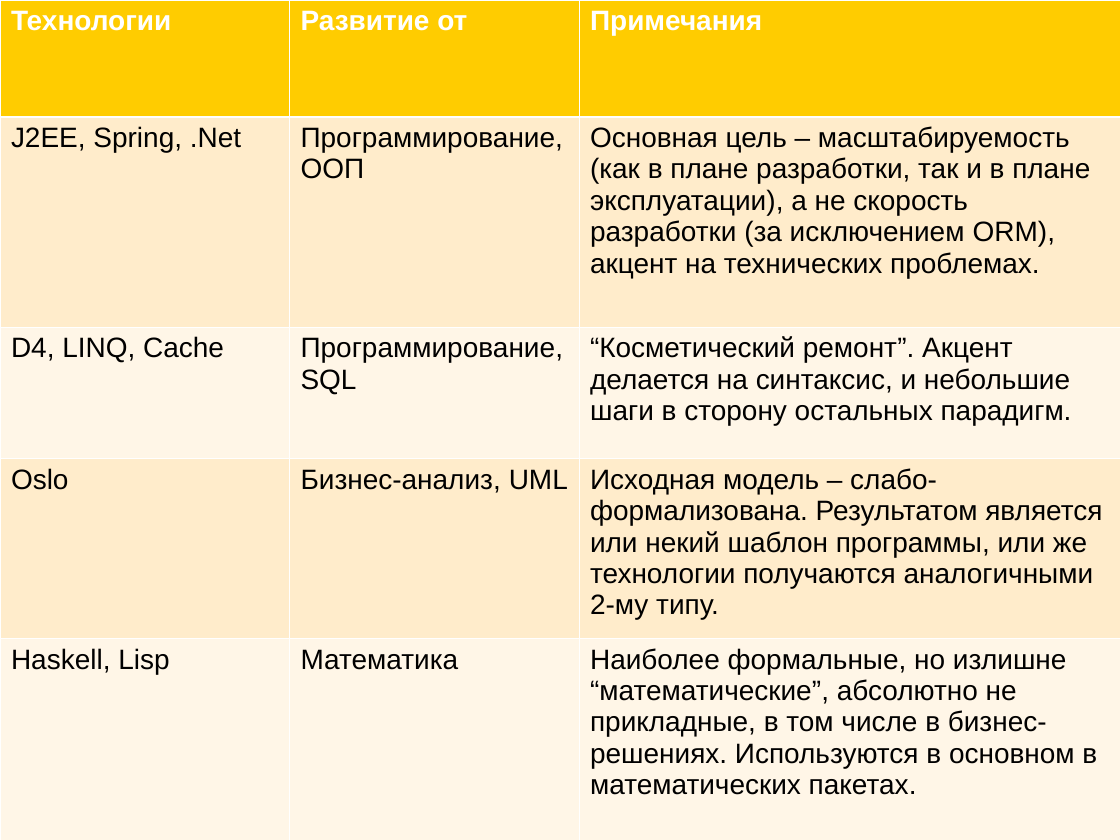
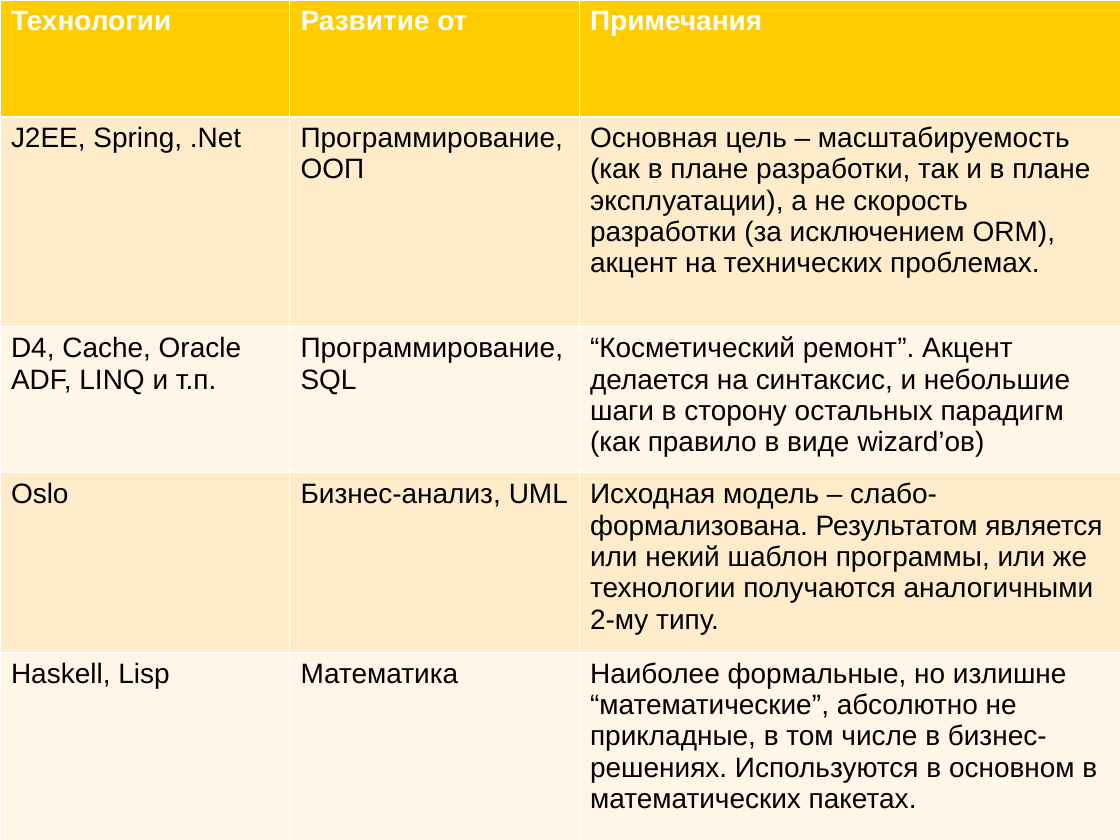
Before and after one commit to lsfusion/platform, a slide deck: slide 40 of platform/docs/Презентация.ppt (slide 42 before the commit). Drawn at 1120x840 pixels with LibreOffice and Linux fonts; fonts in the diff are those of the drawing. Boxes give left, top, right and bottom in pixels: in the first picture for what was removed or moved away, otherwise in the second. Text is boxed around its words. In the diff, an @@ line names an element or a change of style, - is before the commit and + after.

```diff
--- a/platform/docs/Презентация.ppt
+++ b/platform/docs/Презентация.ppt
@@ table at bbox=[0, 0, 1120, 840] @@
-row 3, column 1: D4, LINQ, Cache
+row 3, column 1: D4, Cache, Oracle ADF, LINQ и т.п.
-row 3, column 3: “Косметический ремонт”. Акцент делается на синтаксис, и небольшие шаги в сторону остальных парадигм.
+row 3, column 3: “Косметический ремонт”. Акцент делается на синтаксис, и небольшие шаги в сторону остальных парадигм (как правило в виде wizard’ов)
```
Also in this commit, not shown: 3 other slides changed, 2 slides removed.
